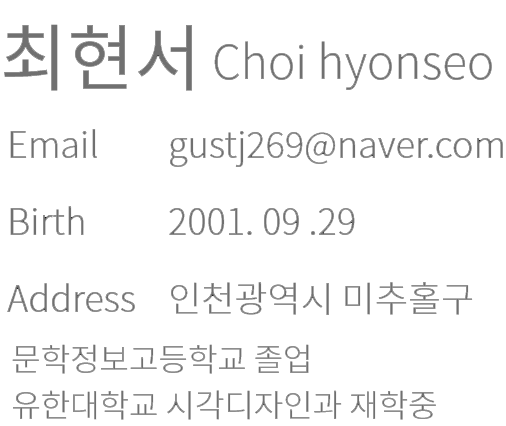
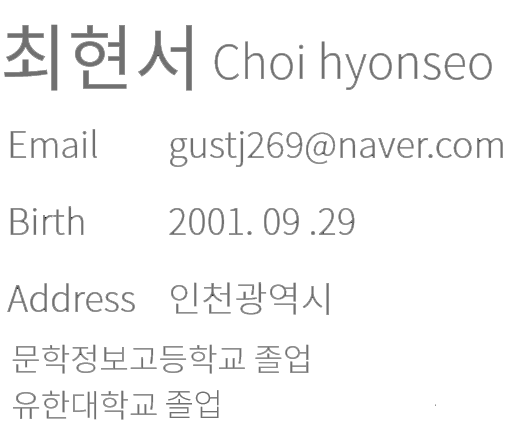
Layers edited between the first and the second (506, 426) image:
added layer "졸업" above "레이어 2" over [166, 390, 219, 418]
painted on "레이어 1" over [167, 282, 473, 420]
